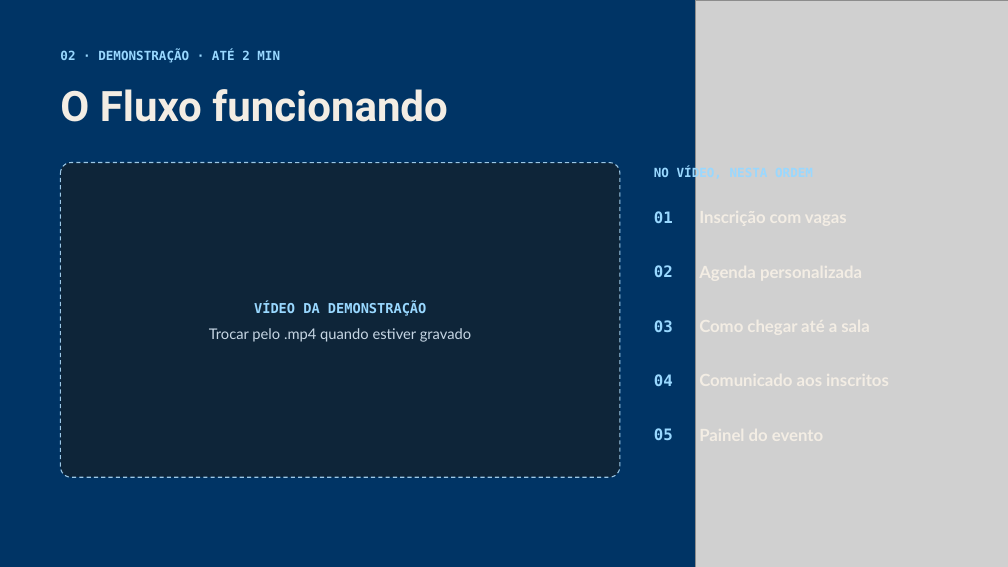
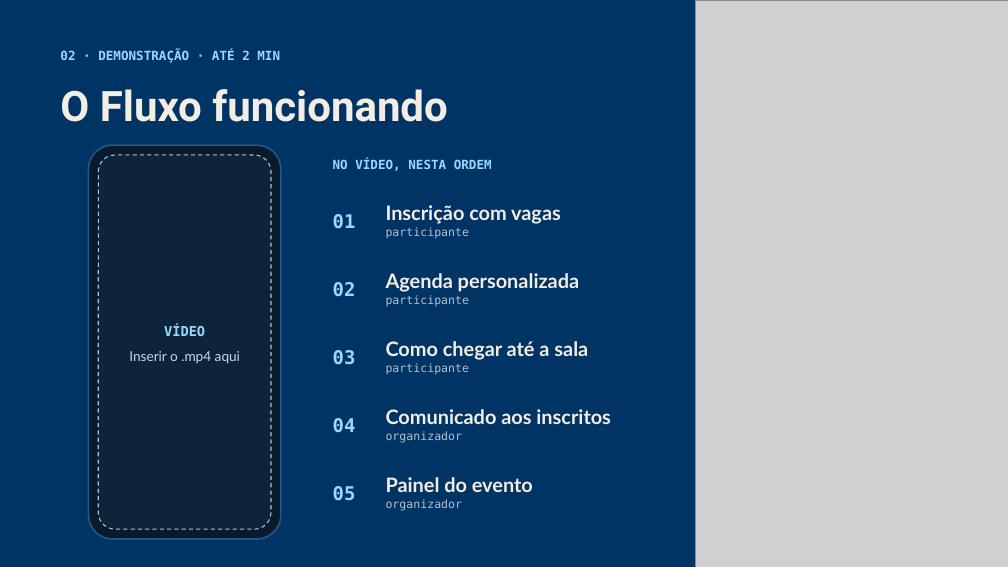
Before and after one commit to laranjeira1431/fluxo, a slide deck: slide 4 of docs/apresentacao/Fluxo_Eventos_apresentacao.pptx. Drawn at 1008x567 pixels with LibreOffice and Linux fonts; fonts in the diff are those of the drawing; grey boxes stand for pictures. Boxes give left, top, right and bottom in pixels: in the first picture for what was removed or moved away, otherwise in the second. Text is boxed around its words. In the diff, an @@ line names an element or a change of style, - is before the commit and + after.

```diff
--- a/docs/apresentacao/Fluxo_Eventos_apresentacao.pptx
+++ b/docs/apresentacao/Fluxo_Eventos_apresentacao.pptx
@@ rounded rectangle: place and size @@
-rounded rectangle at bbox=[60, 163, 620, 477]
+rounded rectangle at bbox=[88, 145, 281, 539]
@@ rounded rectangle at bbox=[88, 145, 281, 539]: fill #0E2539 to #0A1A2B; outline #9CC8E6 1 pt dashed to #1C5A8E 1.5 pt; proportions changed @@
@@ rounded rectangle added at bbox=[98, 155, 271, 529], fill #0E2539, outline #9CC8E6 1 pt dashed @@
@@ text "NO VÍDEO, NESTA ORDEM" rewrapped from bbox=[654, 167, 722, 181] to bbox=[333, 159, 492, 171] @@
@@ text "01": place and size @@
-text "01" at bbox=[654, 211, 673, 223]
+text "01" at bbox=[333, 214, 356, 228]
@@ text added at bbox=[386, 205, 561, 239], 19 pt, text #F3EDE4, bold @@
+Inscrição com vagas
+participante
@@ text "02": place and size @@
-text "02" at bbox=[654, 265, 673, 277]
+text "02" at bbox=[333, 282, 356, 296]
@@ text added at bbox=[386, 273, 579, 307], 19 pt, text #F3EDE4, bold @@
+Agenda personalizada
+participante
@@ text added at bbox=[129, 326, 240, 364], 13 pt, text #C6D6E4 @@
+VÍDEO
+Inserir o .mp4 aqui
@@ text removed at bbox=[209, 303, 471, 342] @@
-VÍDEO DA DEMONSTRAÇÃO
-Trocar pelo .mp4 quando estiver gravado
@@ text "03": place and size @@
-text "03" at bbox=[654, 320, 673, 332]
+text "03" at bbox=[333, 350, 356, 364]
@@ text added at bbox=[386, 341, 588, 375], 19 pt, text #F3EDE4, bold @@
+Como chegar até a sala
+participante
@@ text "04": place and size @@
-text "04" at bbox=[654, 374, 673, 386]
+text "04" at bbox=[333, 418, 356, 432]
@@ text added at bbox=[386, 409, 611, 443], 19 pt, text #F3EDE4, bold @@
+Comunicado aos inscritos
+organizador
@@ size 15 to 18 pt in 5 elements at bbox=[333, 214, 356, 228], bbox=[333, 282, 356, 296], bbox=[333, 350, 356, 364], bbox=[333, 418, 356, 432], bbox=[333, 486, 356, 500] @@
@@ text "05": place and size @@
-text "05" at bbox=[654, 428, 673, 440]
+text "05" at bbox=[333, 486, 356, 500]
@@ text added at bbox=[386, 477, 533, 511], 19 pt, text #F3EDE4, bold @@
+Painel do evento
+organizador
```
Also in this commit, not shown: 1 other slide changed, 2 other files.
